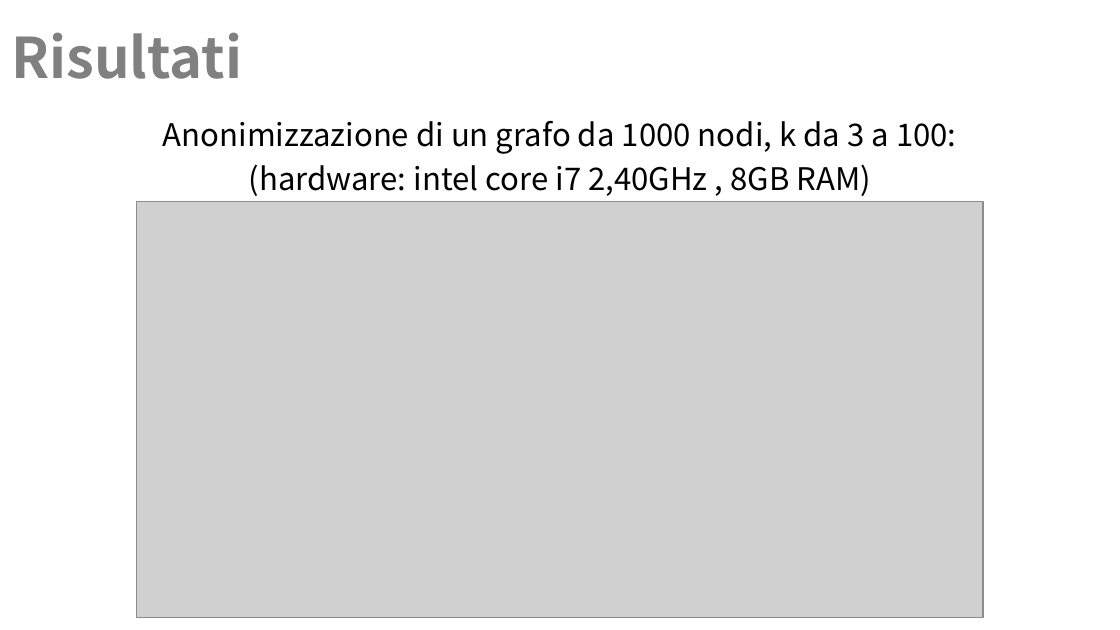
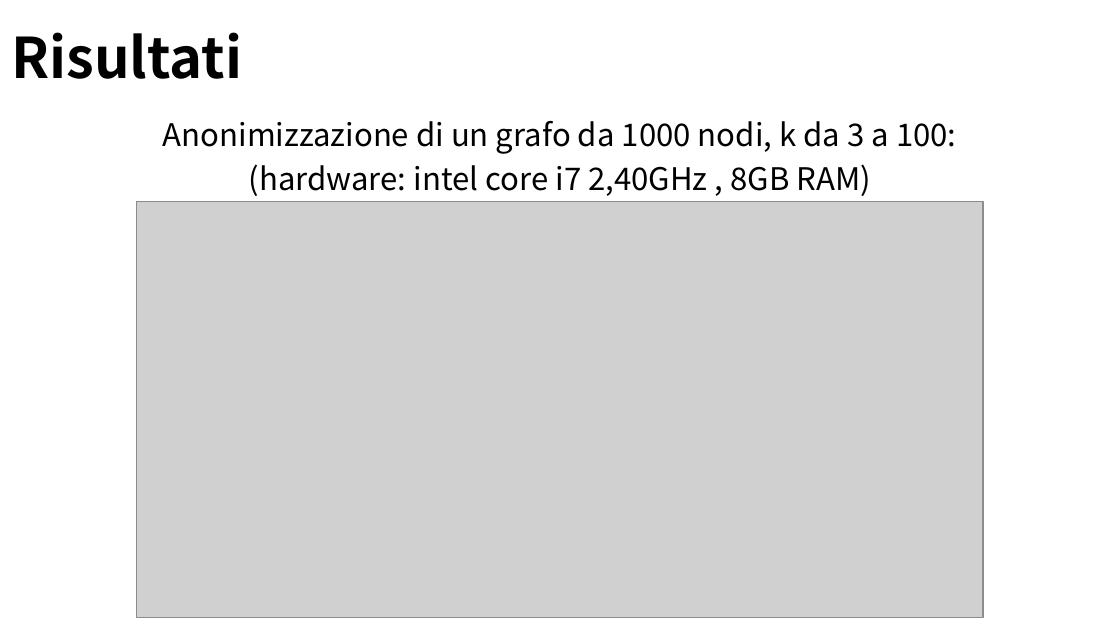
Before and after one commit to Navypowder/DP-P-project, a slide deck: slide 20 of Presentation/Towards_Identity_Anonymization_on_graph(K-degree anonymization).pptx (slide 18 before the commit). Drawn at 1120x630 pixels with LibreOffice and Linux fonts; fonts in the diff are those of the drawing; grey boxes stand for pictures; background and template pictures are left out. Boxes give left, top, right and bottom in pixels: in the first picture for what was removed or moved away, otherwise in the second. Text is boxed around its words. In the diff, an @@ line names an element or a change of style, - is before the commit and + after.

```diff
--- a/Presentation/Towards_Identity_Anonymization_on_graph(K-degree anonymization).pptx
+++ b/Presentation/Towards_Identity_Anonymization_on_graph(K-degree anonymization).pptx
@@ title "Risultati" at bbox=[11, 32, 242, 79]: text colour #808080 to #000000 @@
```
Also in this commit, not shown: 17 other slides changed, 2 slides added.
